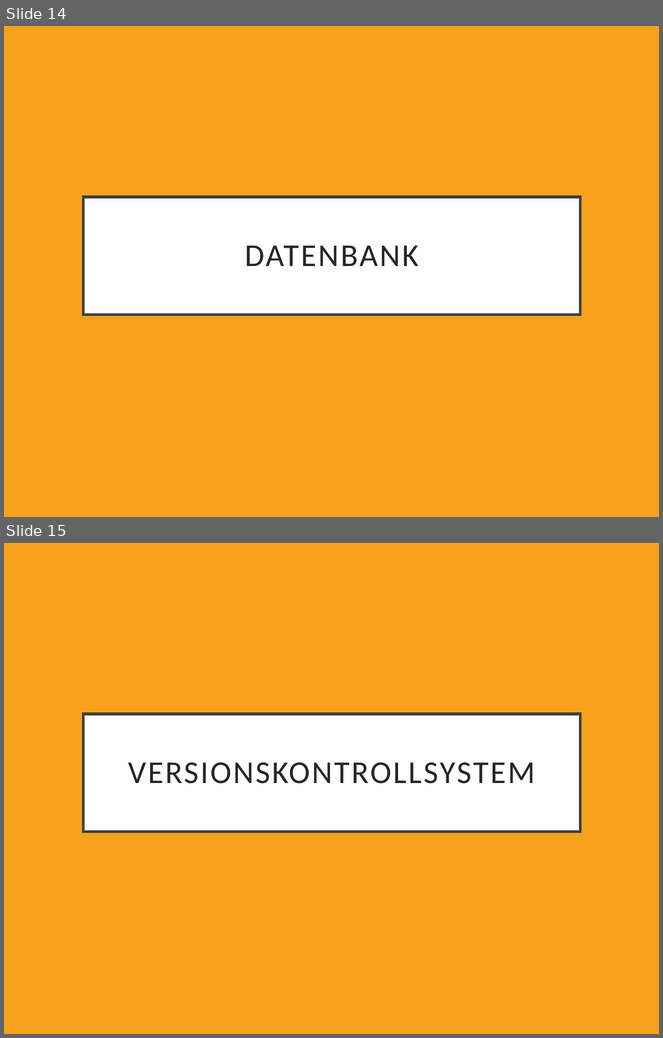
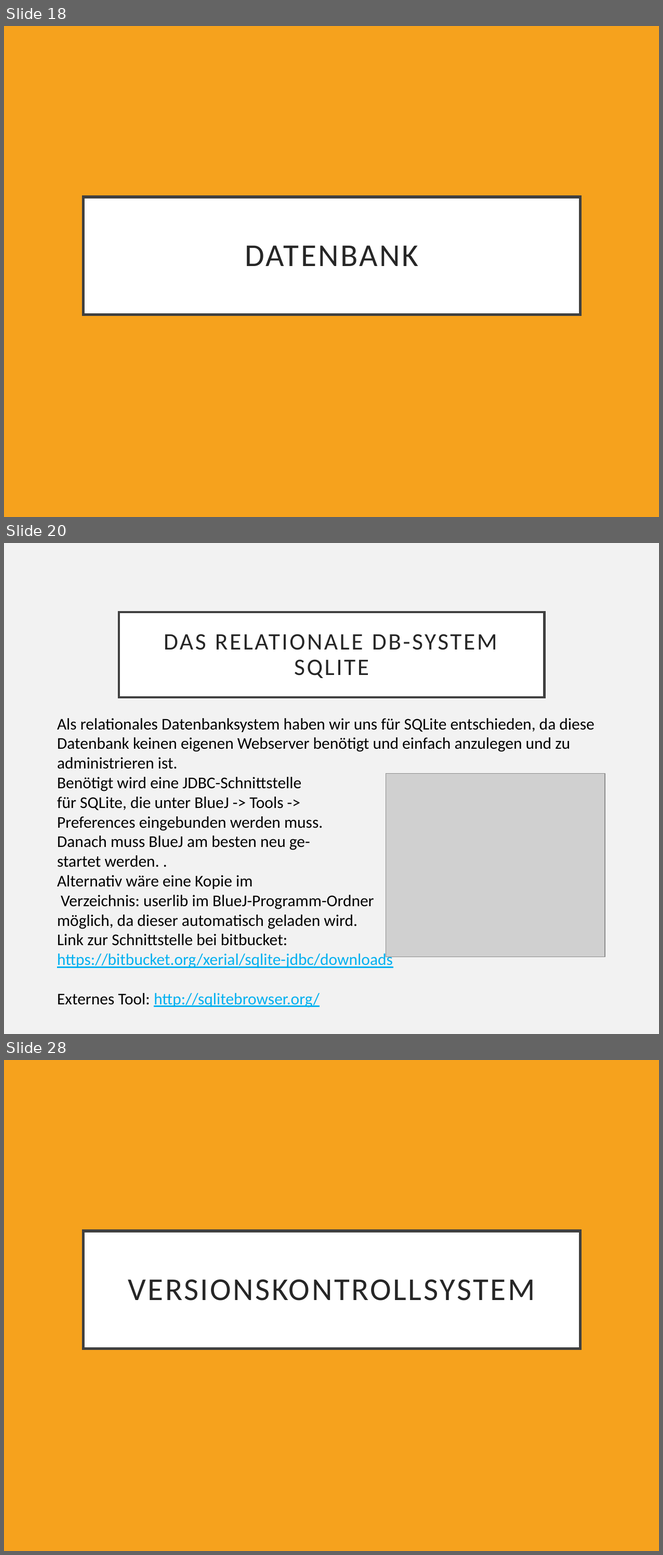
Before and after one commit to HeikoDudzus/VierGewinnt, a slide deck: Dokumente/Programmierprojekt.pptx. Shown one above the other, each under a label of ours: slides 14 and 15 before the commit, slides 18, 20 and 28 after it; the slides between them are not shown. The pictures are 663x1038 and 663x1555 pixels, drawn with LibreOffice and Linux fonts; fonts in the diff are those of the drawing; grey boxes stand for pictures. Boxes give left, top, right and bottom in pixels: in the first picture for what was removed or moved away, otherwise in the second. Text is boxed around its words. In the diff, an @@ line names an element or a change of style, - is before the commit and + after.

```diff
--- a/Dokumente/Programmierprojekt.pptx
+++ b/Dokumente/Programmierprojekt.pptx
@@ slide 20 added at [4, 543, 659, 1034], background #F2F2F2 @@
@@ title added at [119, 612, 545, 697], fill #FFFFFF, outline #404040 2.5 pt, 26 pt, text #262626 @@
+DAS RELATIONALE DB-SYSTEM
+SQLITE
@@ text added at [57, 718, 594, 1008], 18 pt, text #000000 @@
+Als relationales Datenbanksystem haben wir uns für SQLite entschieden, da diese Datenbank keinen eigenen Webserver benötigt und einfach anzulegen und zu administrieren ist.
+Benötigt wird eine JDBC-Schnittstelle
+für SQLite, die unter BlueJ -> Tools ->
+Preferences eingebunden werden muss.
+Danach muss BlueJ am besten neu ge-
+startet werden. .
+Alternativ wäre eine Kopie im
+Verzeichnis: userlib im BlueJ-Programm-Ordner
+möglich, da dieser automatisch geladen wird.
+Link zur Schnittstelle bei bitbucket:
+https://bitbucket.org/xerial/sqlite-jdbc/downloads
+Externes Tool: http://sqlitebrowser.org/
@@ picture added at [386, 774, 605, 957] @@
@@ what was slide 14 is now slide 18 @@
@@ what was slide 15 is now slide 28 @@
```
Also in this commit, not shown: 1 slide changed, 12 other slides added.
